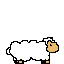
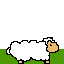
The second (64, 64) image is a revision of the first. Changes to its layers:
painted on "andar4", unmasked it over bbox(0, 49, 64, 64)
hid "andar3", painted on it, unmasked it over bbox(0, 49, 64, 64)
hid "andar2", painted on it, unmasked it over bbox(0, 49, 64, 64)
hid "andar1", painted on it, unmasked it over bbox(0, 49, 64, 64)
painted on "carneiro1", unmasked it over bbox(0, 49, 64, 64)
